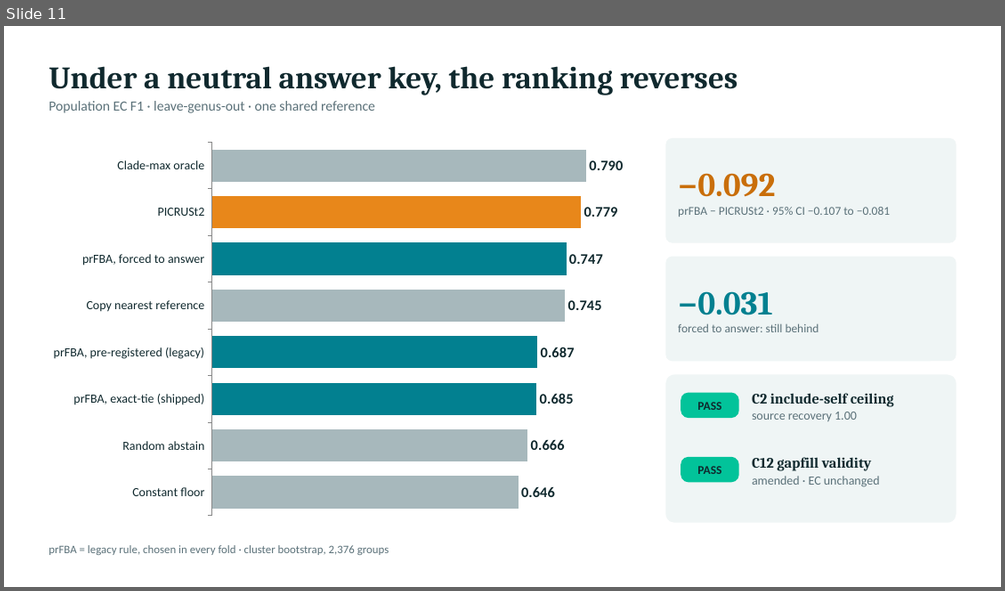
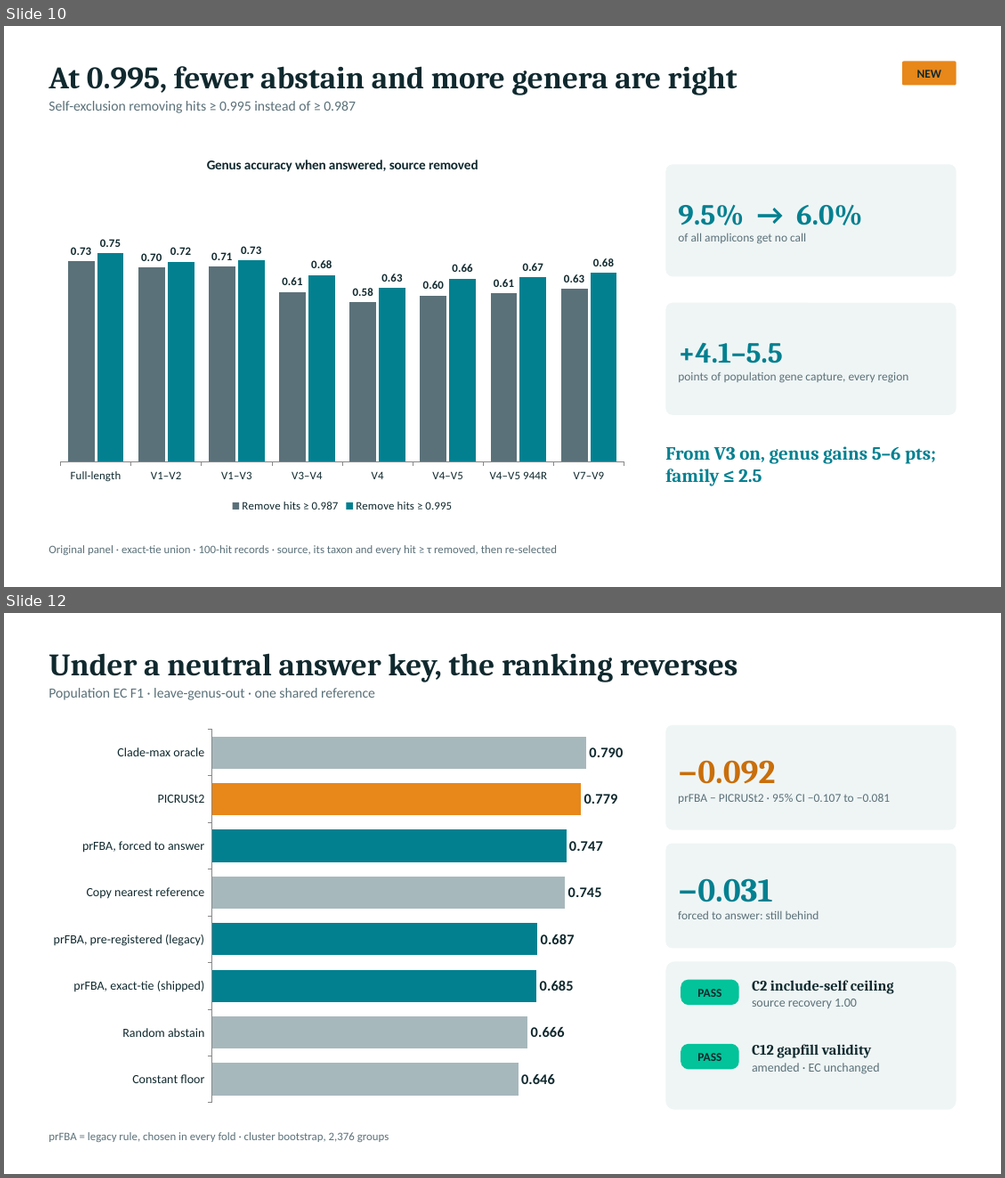
Before and after one commit to freiburgermsu/prFBA, a slide deck: presentations/prFBA_condensed_2026-10.pptx. Shown one above the other, each under a label of ours: slide 11 before the commit, slides 10 and 12 after it; the slides between them are not shown. The pictures are 1005x591 and 1005x1178 pixels, drawn with LibreOffice and Linux fonts; fonts in the diff are those of the drawing. Boxes give left, top, right and bottom in pixels: in the first picture for what was removed or moved away, otherwise in the second. Text is boxed around its words. In the diff, an @@ line names an element or a change of style, - is before the commit and + after.

```diff
--- a/presentations/prFBA_condensed_2026-10.pptx
+++ b/presentations/prFBA_condensed_2026-10.pptx
@@ slide 10 added at (4,26,1001,587), background #FFFFFF @@
@@ text added at (48,66,737,113), 13.5 pt, text #5B7179 @@
+At 0.995, fewer abstain and more genera are right
+Self-exclusion removing hits ≥ 0.995 instead of ≥ 0.987
@@ rounded rectangle added at (902,61,956,85), fill #E8871A, 11.5 pt, text #10292E, bold @@
+NEW
@@ column chart added at (48,142,636,516) @@
+title "Genus accuracy when answered, source removed"
+categories: Full-length, V1–V2, V1–V3, V3–V4, V4, V4–V5, V4–V5 944R, V7–V9
+Remove hits ≥ 0.987: 0.73, 0.7, 0.71, 0.61, 0.58, 0.6, 0.61, 0.63
+Remove hits ≥ 0.995: 0.75, 0.72, 0.73, 0.68, 0.63, 0.66, 0.67, 0.68
@@ rounded rectangle added at (666,164,956,276), fill #EFF5F5, 11.5 pt, text #5B7179 @@
+9.5% → 6.0%
+of all amplicons get no call
@@ rounded rectangle added at (666,303,956,415), fill #EFF5F5, 11.5 pt, text #5B7179 @@
++4.1–5.5
+points of population gene capture, every region
@@ text added at (665,446,936,486), 18 pt, text #028090, bold @@
+From V3 on, genus gains 5–6 pts; family ≤ 2.5
@@ text added at (48,545,557,555), 11 pt, text #5B7179 @@
+Original panel · exact-tie union · 100-hit records · source, its taxon and every hit ≥ τ removed, then re-selected
@@ what was slide 11 is now slide 12 @@
```
Also in this commit, not shown: 2 slides changed, 2 other slides added, 7 other files.
